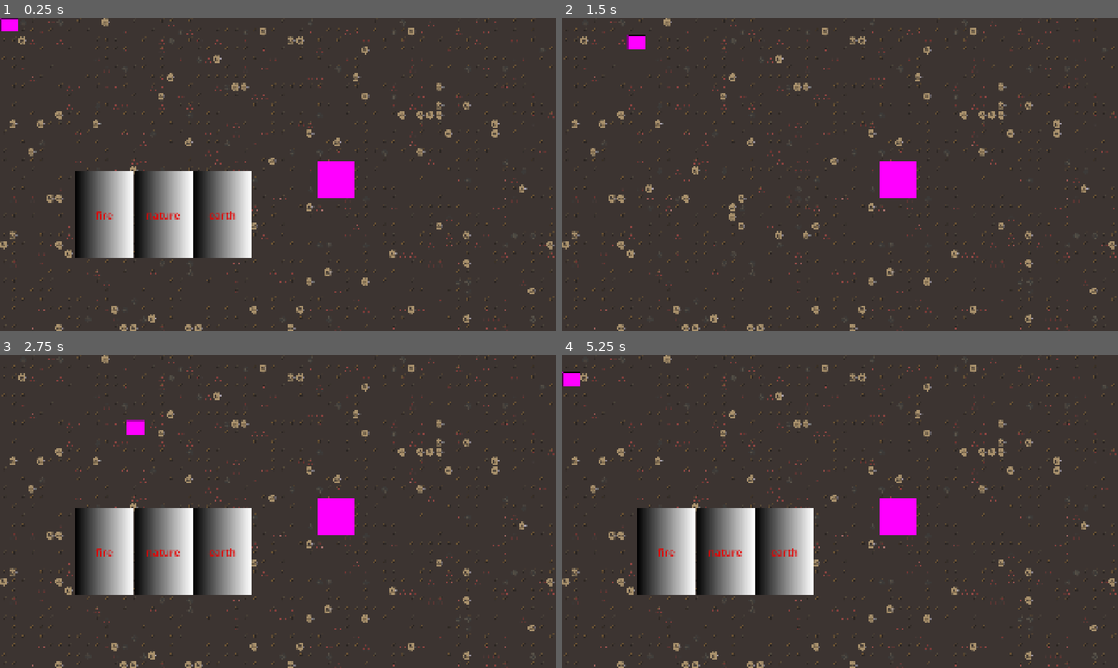
Above: before the commit, frames 1-4 (two rows, left to right).
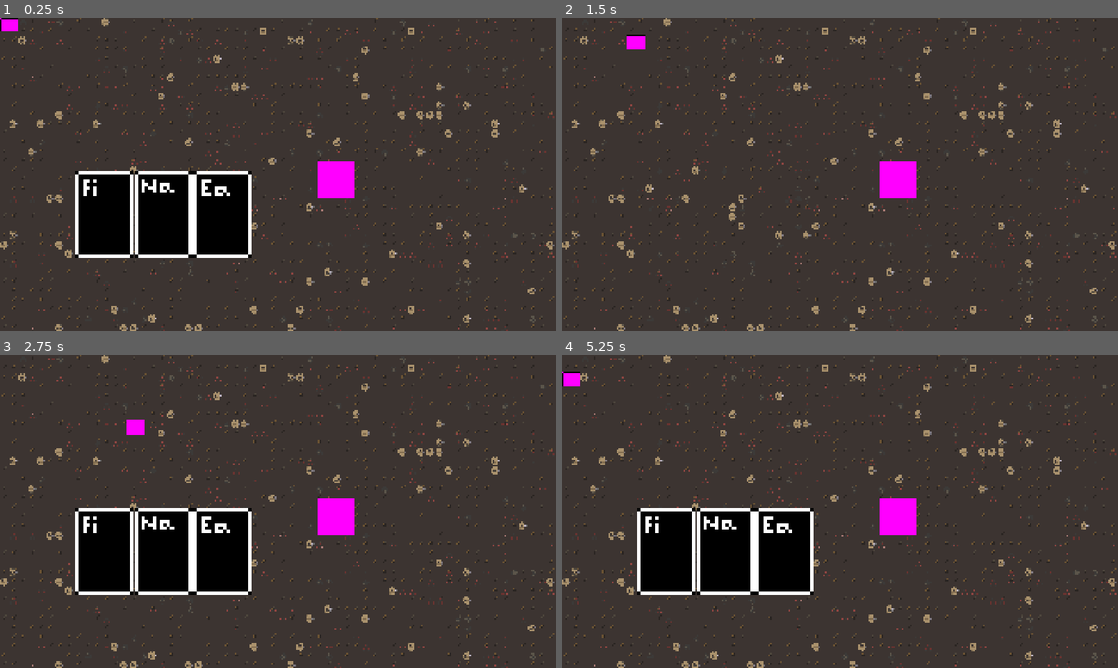
Above: after the commit, the same moments.

Repository: doakeserino/newgame
Game: Godot game, scene res://Scenes/main_scene.tscn
Two runs of this game, one before a commit and one after it. Both use one fixed random seed, a clock stepped at 60 frames per second and the inputs below.
Inputs:
- Up to frame 1 (0.25 s): no input
- Up to frame 2 (1.5 s): tap Enter at 0.5 s; hold D (move_right) 0.53-1.28 s; tap X (hide_card_overlay) at 0.6 s; hold S (move_down) from 1.28 s (still down); tap F (interact) at 1.35 s
- Up to frame 3 (2.75 s): release S (move_down) at 2.03 s; hold D (move_right) from 2.03 s (still down); tap X (hide_card_overlay) at 2.1 s
- Up to frame 4 (5.25 s): release D (move_right) at 2.78 s; hold W (move_up) 2.78-3.53 s; tap F (interact) at 2.85, 4.35 s; hold A (move_left) 3.53-5.03 s; tap X (hide_card_overlay) at 3.6, 5.1 s; hold S (move_down) from 5.03 s (still down)

The runs differ from the first frame. In frame 1, 8.3% of the frame differs, in the area x 0-100%, y 0-100%; in frame 2, 0.6%; in frame 3, 8.3%; in frame 4, 8.3%.

Commit message:
Commit 6
Cards now show a very basic sprite, which is unique to which card it is. Tomorrow i will work on the shop panels by instantiating the card into the shop panel, and then showing the card sprite at the top of the panel, and the stats of the card below.

Diff:
--- a/Scenes/card.tscn
+++ b/Scenes/card.tscn
@@ -1,6 +1,7 @@
 [gd_scene format=3 uid="uid://dtjryr6svwuga"]
 
 [ext_resource type="Script" uid="uid://djry17776tmmi" path="res://Scripts/card.gd" id="1_0qqmn"]
+[ext_resource type="Texture2D" uid="uid://bogcyd6vmpg04" path="res://Assets/card_sprite_sheet_test.png" id="2_wf8id"]
 
 [sub_resource type="Gradient" id="Gradient_gmcdd"]
 
@@ -12,6 +13,49 @@
 [sub_resource type="LabelSettings" id="LabelSettings_g4v7s"]
 font_size = 36
 font_color = Color(0.9099358, 6.256998e-07, 1.347661e-06, 1)
+
+[sub_resource type="AtlasTexture" id="AtlasTexture_brehn"]
+atlas = ExtResource("2_wf8id")
+region = Rect2(0, 0, 16, 24)
+
+[sub_resource type="AtlasTexture" id="AtlasTexture_eumee"]
+atlas = ExtResource("2_wf8id")
+region = Rect2(16, 0, 16, 24)
+
+[sub_resource type="AtlasTexture" id="AtlasTexture_e6po8"]
+atlas = ExtResource("2_wf8id")
+region = Rect2(32, 0, 16, 24)
+
+[sub_resource type="AtlasTexture" id="AtlasTexture_bnspj"]
+atlas = ExtResource("2_wf8id")
+region = Rect2(0, 24, 16, 24)
+
+[sub_resource type="AtlasTexture" id="AtlasTexture_xnv4g"]
+atlas = ExtResource("2_wf8id")
+region = Rect2(16, 24, 16, 24)
+
+[sub_resource type="SpriteFrames" id="SpriteFrames_g4v7s"]
+animations = [{
+"frames": [{
+"duration": 1.0,
+"texture": SubResource("AtlasTexture_brehn")
+}, {
+"duration": 1.0,
+"texture": SubResource("AtlasTexture_eumee")
+}, {
+"duration": 1.0,
+"texture": SubResource("AtlasTexture_e6po8")
+}, {
+"duration": 1.0,
+"texture": SubResource("AtlasTexture_bnspj")
+}, {
+"duration": 1.0,
+"texture": SubResource("AtlasTexture_xnv4g")
+}],
+"loop": 1,
+"name": &"sprites",
+"speed": 5.0
+}]
 
 [node name="Card" type="Node2D" unique_id=2093167092]
 script = ExtResource("1_0qqmn")
@@ -27,3 +71,8 @@
 label_settings = SubResource("LabelSettings_g4v7s")
 horizontal_alignment = 1
 vertical_alignment = 1
+
+[node name="AnimatedSprite2D" type="AnimatedSprite2D" parent="." unique_id=567969007]
+scale = Vector2(12.5, 12.5)
+sprite_frames = SubResource("SpriteFrames_g4v7s")
+animation = &"sprites"
--- a/Scenes/shop_interface.tscn
+++ b/Scenes/shop_interface.tscn
@@ -3,28 +3,70 @@
 [ext_resource type="Script" uid="uid://cc3w0qb7kv0i5" path="res://Scripts/shop_interface.gd" id="1_t8rnt"]
 
 [sub_resource type="LabelSettings" id="LabelSettings_g4v7s"]
-font_size = 32
+font_size = 24
+
+[sub_resource type="Gradient" id="Gradient_t8rnt"]
+colors = PackedColorArray(0, 0, 1, 1, 1, 1, 1, 1)
+
+[sub_resource type="GradientTexture2D" id="GradientTexture2D_g4v7s"]
+gradient = SubResource("Gradient_t8rnt")
+width = 352
+height = 824
+fill_from = Vector2(0, 1)
 
 [node name="ShopInterface" type="Node2D" unique_id=1660261229]
 script = ExtResource("1_t8rnt")
 
 [node name="ColorRect" type="ColorRect" parent="." unique_id=684457931]
 offset_right = 1920.0
-offset_bottom = 1080.0
+offset_bottom = 1088.0
 color = Color(0, 0, 0, 1)
 
 [node name="ExitButton" type="Button" parent="." unique_id=1465505522]
-custom_minimum_size = Vector2(72, 72)
-offset_right = 8.0
-offset_bottom = 8.0
+custom_minimum_size = Vector2(48, 48)
+offset_left = 1864.0
+offset_top = 8.0
+offset_right = 1912.0
+offset_bottom = 56.0
 
 [node name="Label" type="Label" parent="ExitButton" unique_id=152244893]
 layout_mode = 0
-offset_right = 72.0
-offset_bottom = 72.0
+offset_right = 48.0
+offset_bottom = 48.0
 text = "Exit"
 label_settings = SubResource("LabelSettings_g4v7s")
 horizontal_alignment = 1
 vertical_alignment = 1
 
+[node name="Control" type="Control" parent="." unique_id=17093690]
+layout_mode = 3
+anchors_preset = 0
+offset_left = 160.0
+offset_top = 72.0
+offset_right = 1760.0
+offset_bottom = 896.0
+
+[node name="HBoxContainer" type="HBoxContainer" parent="Control" unique_id=1606213120]
+custom_minimum_size = Vector2(352, 824)
+custom_maximum_size = Vector2(1600, 824)
+layout_mode = 1
+anchors_preset = 15
+anchor_right = 1.0
+anchor_bottom = 1.0
+grow_horizontal = 2
+grow_vertical = 2
+
+[node name="Sprite2D" type="Sprite2D" parent="Control/HBoxContainer" unique_id=1416264684]
+position = Vector2(176, 412)
+texture = SubResource("GradientTexture2D_g4v7s")
+
+[node name="Sprite2D2" type="Sprite2D" parent="Control/HBoxContainer" unique_id=2127156240]
+position = Vector2(800, 412)
+scale = Vector2(1, 0.99999994)
+texture = SubResource("GradientTexture2D_g4v7s")
+
+[node name="Sprite2D3" type="Sprite2D" parent="Control/HBoxContainer" unique_id=1867769347]
+position = Vector2(1424, 412)
+texture = SubResource("GradientTexture2D_g4v7s")
+
 [connection signal="pressed" from="ExitButton" to="." method="_on_exit_button_pressed"]
--- /dev/null
+++ b/Scenes/shop_panel.tscn
@@ -0,0 +1,33 @@
+[gd_scene format=3 uid="uid://cpf3nqmi7oj1k"]
+
+[ext_resource type="Script" uid="uid://buxmdr2l4xnxs" path="res://Scripts/shop_panel.gd" id="1_fi4ek"]
+
+[sub_resource type="Gradient" id="Gradient_t8rnt"]
+colors = PackedColorArray(0, 0, 1, 1, 1, 0, 0, 1)
+
+[sub_resource type="GradientTexture2D" id="GradientTexture2D_uveqf"]
+gradient = SubResource("Gradient_t8rnt")
+width = 352
+height = 824
+fill_from = Vector2(0, 1)
+
+[sub_resource type="LabelSettings" id="LabelSettings_g4v7s"]
+
+[node name="ShopPanel" type="Node2D" unique_id=1295979478]
+script = ExtResource("1_fi4ek")
+
+[node name="Sprite2D" type="Sprite2D" parent="." unique_id=1850522889]
+texture = SubResource("GradientTexture2D_uveqf")
+
+[node name="BoxContainer" type="BoxContainer" parent="." unique_id=1740025658]
+offset_left = -100.0
+offset_top = -350.0
+offset_right = 100.0
+offset_bottom = -50.0
+
+[node name="Description" type="Label" parent="." unique_id=330112585]
+offset_left = -176.0
+offset_top = 200.0
+offset_right = 176.0
+offset_bottom = 412.0
+label_settings = SubResource("LabelSettings_g4v7s")
--- a/Scripts/CardStats.gd
+++ b/Scripts/CardStats.gd
@@ -1,9 +1,10 @@
 extends Node
 
 var card_id_dictionary = {
-	"0" : ["fire", 10, 10],
-	"1" : ["nature", 10, 10],
-	"2" : ["earth", 10, 10],
-	"3" : ["electric", 10, 10],
-	"4" : ["water", 10, 10]
+	"0" : ["fire", 10, 10, 0],
+	"1" : ["nature", 10, 10, 1],
+	"2" : ["earth", 10, 10, 2],
+	"3" : ["electric", 10, 10, 3],
+	"4" : ["water", 10, 10, 4]
 }
+# element, damage, defense, animated sprite frame
--- a/Scripts/card.gd
+++ b/Scripts/card.gd
@@ -5,13 +5,17 @@
 	"cardid" : "0",
 	"element" : null,
 	"damage" : 10,
-	"defense" : 10
+	"defense" : 10,
+	"sprite_frame" : 0
 }
 
 @onready var test_label = $TestLabel
+@onready var animated_sprite_2d = $AnimatedSprite2D
 
-func set_card_stats(element : String, damage : int, defense : int):
+func set_card_stats(element : String, damage : int, defense : int, sprite_frame : int):
 	card_stats["element"] = element
 	card_stats["damage"] = damage
 	card_stats["defense"] = defense
+	card_stats["sprite_frame"] = sprite_frame
 	test_label.text = element
+	animated_sprite_2d.frame = card_stats["sprite_frame"]
--- /dev/null
+++ b/Scripts/shop_panel.gd
@@ -0,0 +1 @@
+extends Node2D
--- a/Scripts/slot.gd
+++ b/Scripts/slot.gd
@@ -10,4 +10,4 @@
 	var stats_array = CardStats.card_id_dictionary[card_id]
 	contents = card_to_add.instantiate()
 	add_child(contents)
-	contents.set_card_stats(stats_array[0], stats_array[1], stats_array[2],)
+	contents.set_card_stats(stats_array[0], stats_array[1], stats_array[2], stats_array[3])
--- a/project.godot
+++ b/project.godot
@@ -70,4 +70,5 @@
 
 [rendering]
 
+textures/canvas_textures/default_texture_filter=0
 rendering_device/driver.windows="d3d12"
Binary file added: Assets/card_sprite_sheet_test.aseprite
Not shown, added: Assets/card_sprite_sheet_test.aseprite.import
Binary file added: Assets/card_sprite_sheet_test.png
Not shown, added: Assets/card_sprite_sheet_test.png.import
Not shown, added: Scripts/shop_panel.gd.uid
